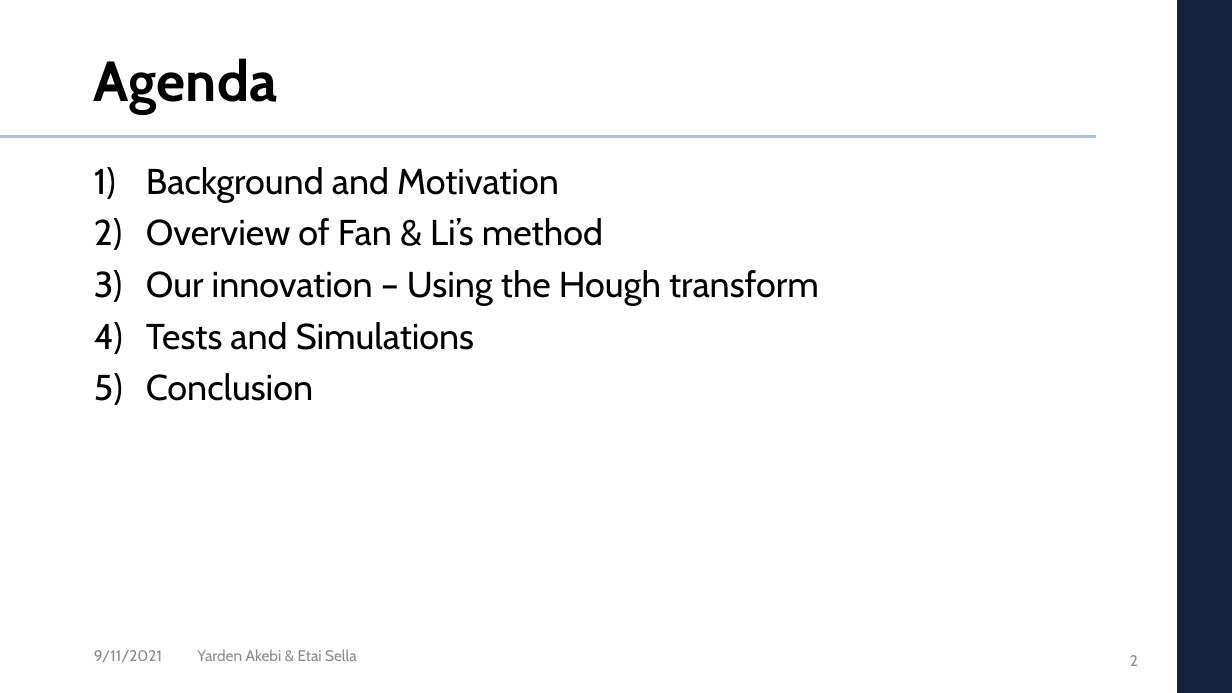
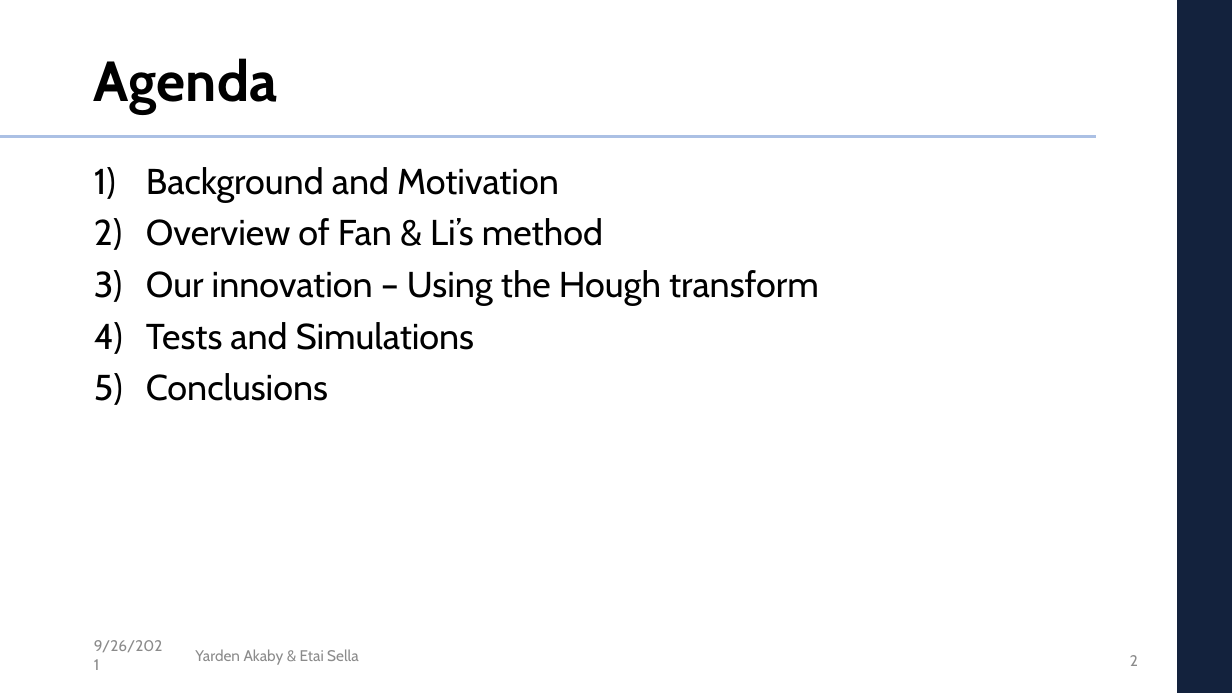
Before and after one commit to etaisella/multi_dim_DSP_final_project, a slide deck: slide 2 of presentation/DSP_project_presentation.pptx. Drawn at 1232x693 pixels with LibreOffice and Linux fonts; fonts in the diff are those of the drawing; background and template pictures are left out. Boxes give left, top, right and bottom in pixels: in the first picture for what was removed or moved away, otherwise in the second. Text is boxed around its words. In the diff, an @@ line names an element or a change of style, - is before the commit and + after.

```diff
--- a/presentation/DSP_project_presentation.pptx
+++ b/presentation/DSP_project_presentation.pptx
@@ text at [146,373,328,401]: text changed @@
-5) Conclusion
+5) Conclusions
@@ text at [94,640,163,652]: text changed @@
-9/11/2021
+9/26/2021
@@ text at [195,649,358,665]: text changed @@
-Yarden Akebi & Etai Sella
+Yarden Akaby & Etai Sella
```
Also in this commit, not shown: 5 other slides changed, 10 slides added, 1 other file.
